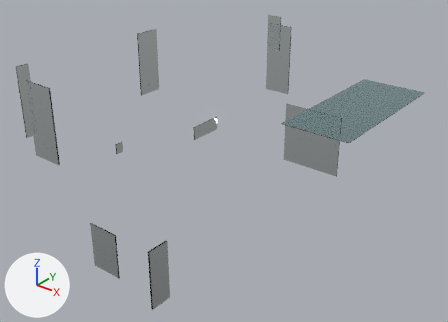
The glTF model assets/casa-oreja/vidrios.glb as it was, and as the next commit left it.
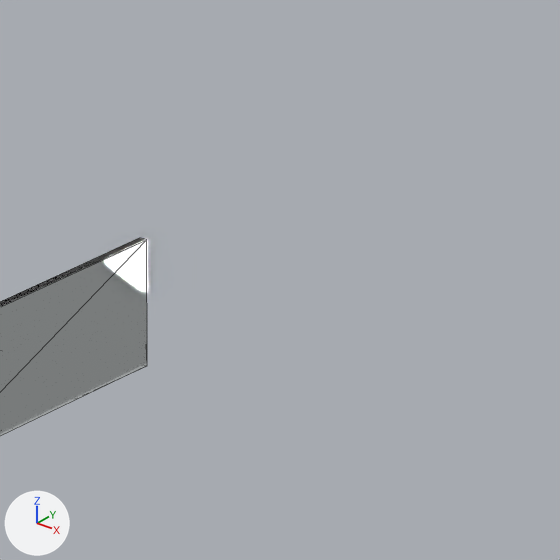
Old and new are each drawn whole from a camera (50 mm lens) standing at (15.2, -3.13, 9.2) and looking at (3.76, 11.17, 0.34) and again close up on the part from 45% to 58% of the width and 29% to 46% of the height. Lighting does not change. The marker at lower left points along +X, +Y and +Z. The last two pictures show the newer version. The close-ups show mesh edges as thin lines. Where no turn or scale is listed for an object, it has been applied to the vertices. Vertices at exactly the same position are counted once.

Objects in the first close-up: 'B_Vidrios'.
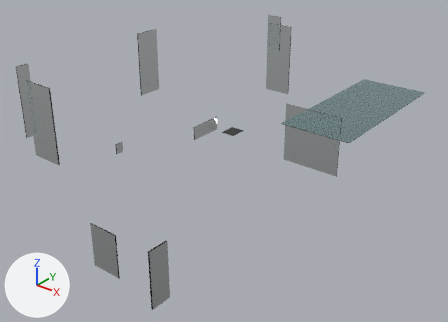
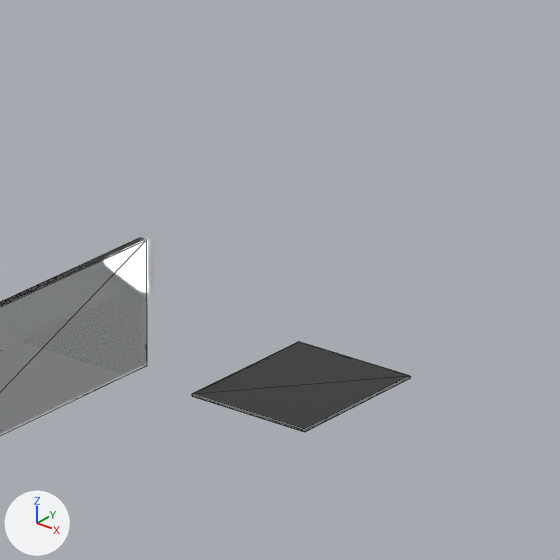
Where the change shows, as pixel boxes [x1, y1, x2, y2] in the close-ups (560 x 560 px):
'B_Vidrios', reshaped
    before: [0, 238, 147, 436]
    after: [0, 238, 411, 436]
part 1 of me_b_vidrios, added
    after: [192, 342, 411, 432]

Diff of the bpy script that builds the scene:
```diff
--- a/assets/casa-oreja/vidrios.glb.py
+++ b/assets/casa-oreja/vidrios.glb.py
@@ mat_vidrio_negro_anafe @@
+mat_vidrio_negro_anafe = principled_material('Vidrio_Negro_Anafe')
+mat_vidrio_negro_anafe.base_color = (0.01, 0.01, 0.01)  # black #191919
+mat_vidrio_negro_anafe.roughness = 0.1
@@ me_b_vidrios @@
 # used by ob_b_vidrios; location = (5.066, 13.505, 2.43)
-me_b_vidrios.from_pydata(...)  # 88 vertices, 132 faces; spans x -2.3..2.3, y -9.4..9.4, z -2.6..2.6
+me_b_vidrios.from_pydata(...)  # 132 vertices, 216 faces; spans x -2.3..2.3, y -9.4..9.4, z -2.6..2.6
+# me_b_vidrios part 1: a new loose piece of 44 vertices spanning x -1.8..-1.4, y -1.8..-1.2, z -1.4, in mat_vidrio_negro_anafe (black #191919)
 me_b_vidrios.materials.append(mat_vidrio)
 me_b_vidrios.materials.append(mat_agua_pileta)
+me_b_vidrios.materials.append(mat_vidrio_negro_anafe)  # black #191919
```
